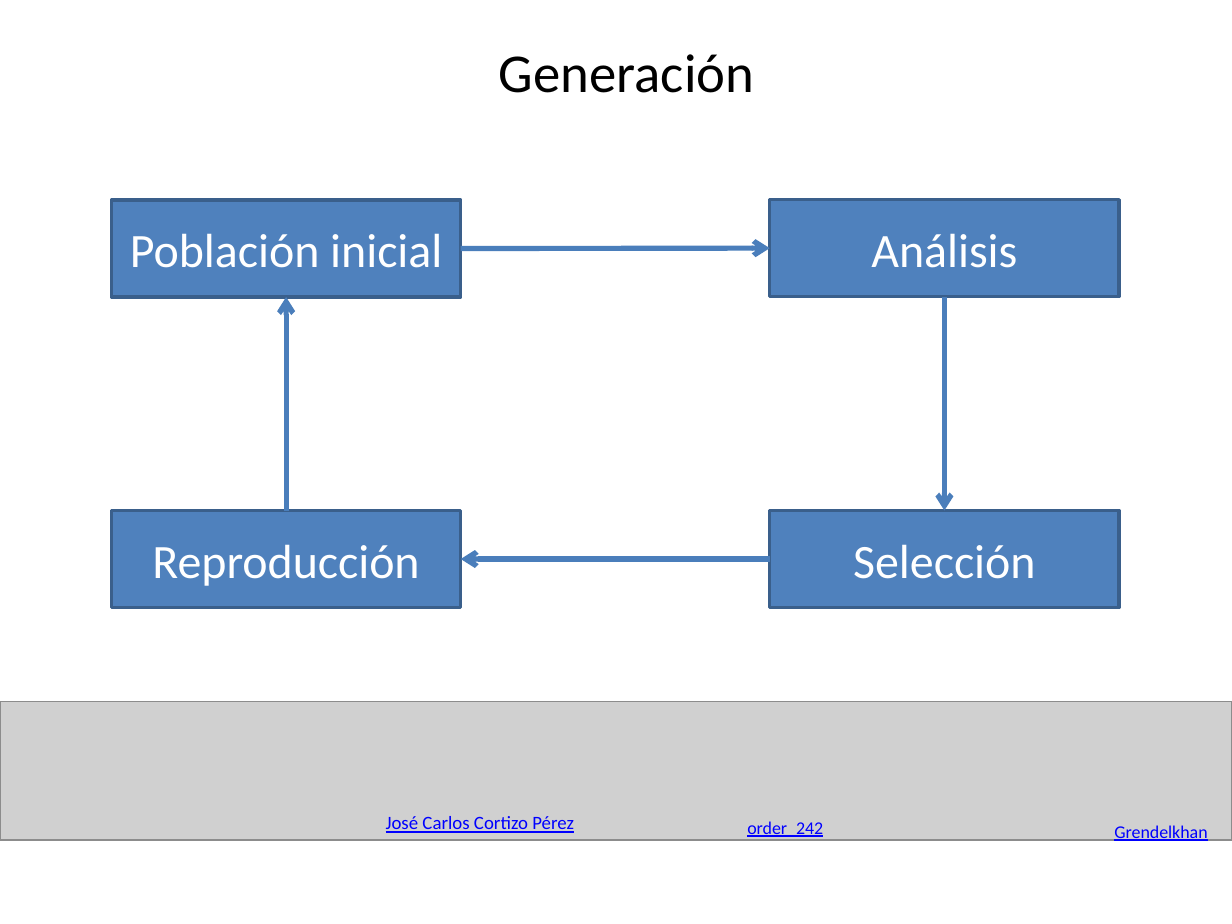
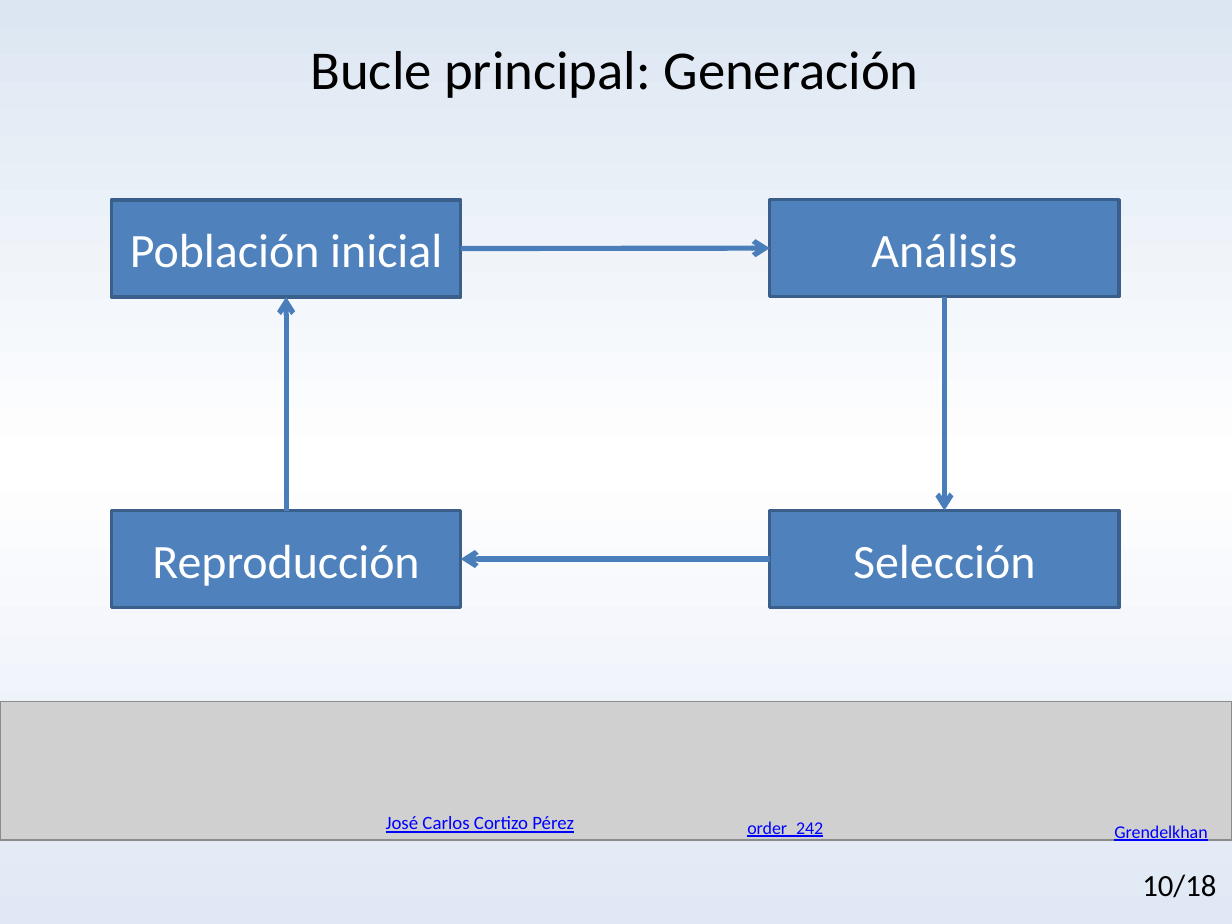
Before and after one commit to AunSiro/Algoritmos-Geneticos-R-Python-Meetup, a slide deck: slide 10 of Introducción a los algoritmos genéticos.pptx (slide 7 before the commit). Drawn at 1232x924 pixels with LibreOffice and Linux fonts; fonts in the diff are those of the drawing; grey boxes stand for pictures. Boxes give left, top, right and bottom in pixels: in the first picture for what was removed or moved away, otherwise in the second. Text is boxed around its words. In the diff, an @@ line names an element or a change of style, - is before the commit and + after.

```diff
--- a/Introducción a los algoritmos genéticos.pptx
+++ b/Introducción a los algoritmos genéticos.pptx
@@ background #FFFFFF to gradient #DCE6F2 to #FFFFFF to #E1E8F5 @@
@@ text at (x1=310, y1=51, x2=918, y2=98): text changed @@
-Generación
+Bucle principal: Generación
@@ text added at (x1=1142, y1=874, x2=1216, y2=898), 18 pt, text #000000 @@
+10/18
```
Also in this commit, not shown: 13 other slides changed, 5 slides added.
